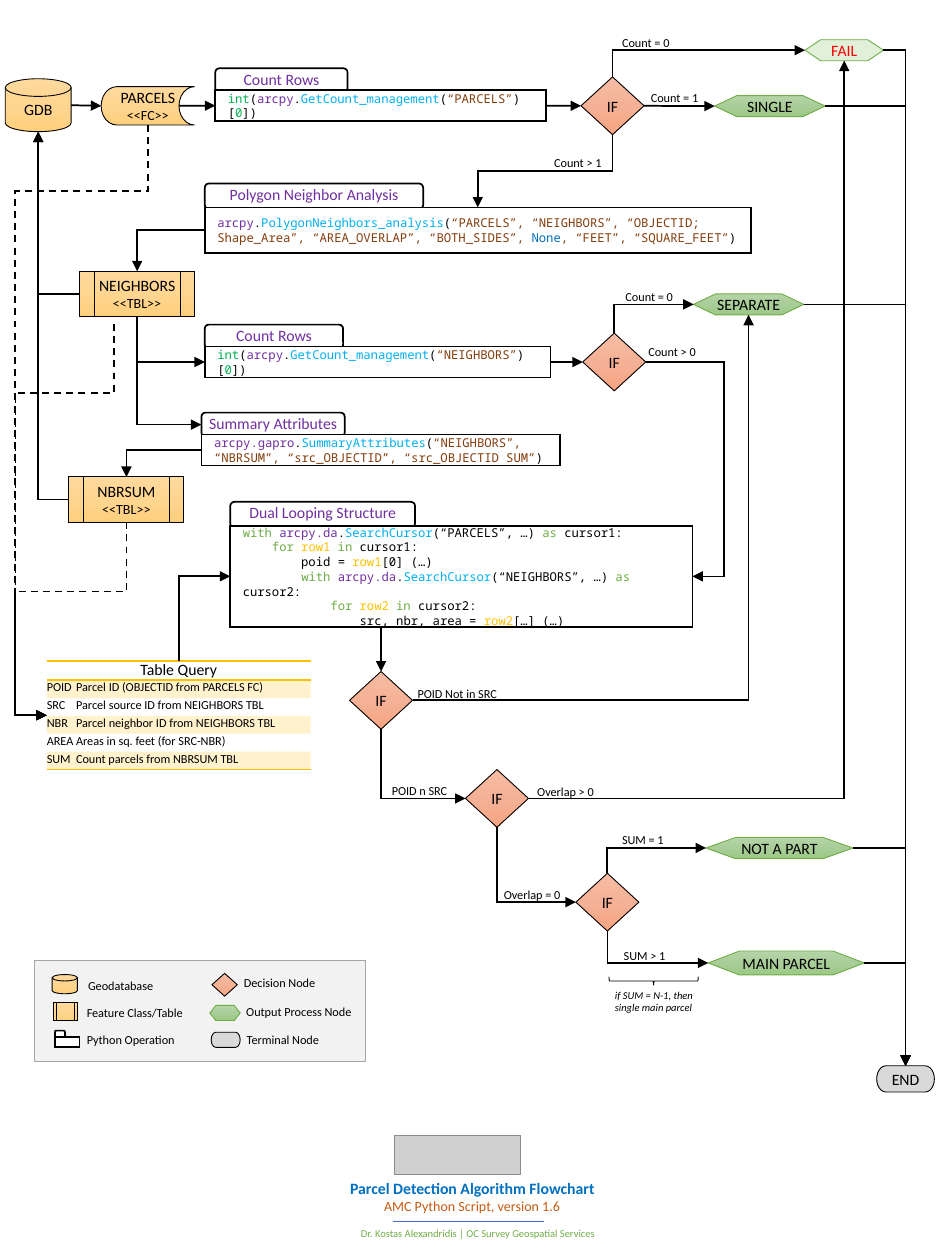
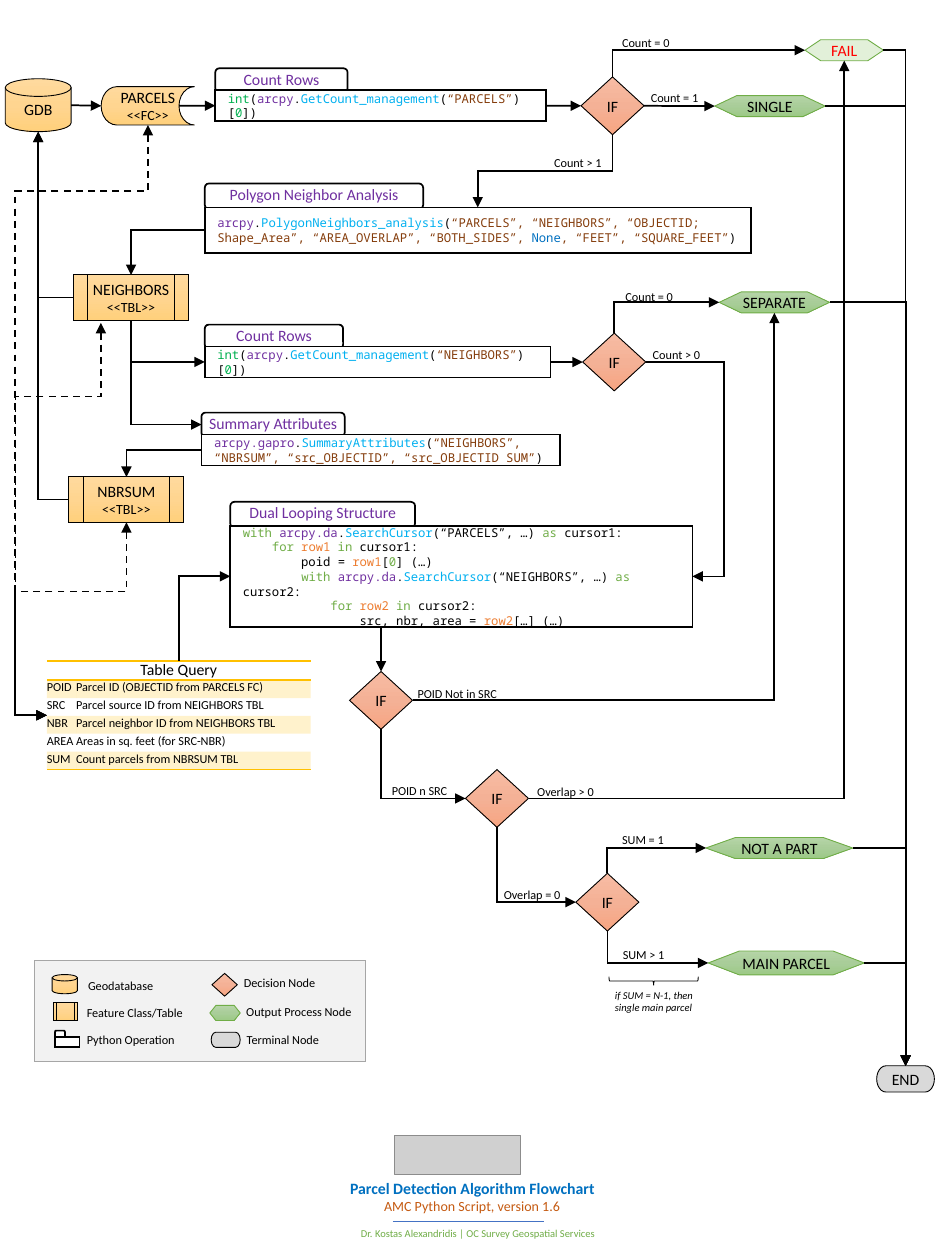
Before and after one commit to ktalexan/OCAMC, a slide deck: slide 1 of documentation/AMCParcelDetectionAlgorithmFlowchart16.pptx. Drawn at 945x1260 pixels with LibreOffice and Linux fonts; fonts in the diff are those of the drawing; grey boxes stand for pictures. Boxes give left, top, right and bottom in pixels: in the first picture for what was removed or moved away, otherwise in the second. Text is boxed around its words. In the diff, an @@ line names an element or a change of style, - is before the commit and + after.

```diff
--- a/documentation/AMCParcelDetectionAlgorithmFlowchart16.pptx
+++ b/documentation/AMCParcelDetectionAlgorithmFlowchart16.pptx
@@ elbow arrow (147, 125) - (47, 716): elbow arrow to elbow double arrow @@
@@ elbow arrow moved from (79, 294) - (38, 132) to (73, 297) - (38, 132) @@
@@ elbow arrow moved from (204, 231) - (137, 271) to (204, 231) - (131, 275) @@
@@ flow chart predefined process "NEIGHBORS <<TBL>>": place and size @@
-flow chart predefined process "NEIGHBORS <<TBL>>" at [79, 271, 194, 316]
+flow chart predefined process "NEIGHBORS <<TBL>>" at [73, 275, 188, 320]
@@ flow chart preparation "SEPARATE": place and size @@
-flow chart preparation "SEPARATE" at [693, 294, 804, 315]
+flow chart preparation "SEPARATE" at [719, 292, 830, 314]
@@ elbow arrow moved from (113, 324) - (47, 716) to (101, 323) - (47, 716) @@
@@ elbow arrow (101, 323) - (47, 716): elbow arrow to elbow double arrow @@
@@ elbow arrow moved from (137, 316) - (202, 425) to (131, 320) - (202, 425) @@
@@ elbow arrow moved from (137, 316) - (204, 362) to (131, 320) - (204, 362) @@
@@ elbow arrow moved from (412, 701) - (748, 315) to (412, 701) - (775, 312) @@
@@ elbow arrow moved from (615, 333) - (693, 305) to (615, 333) - (719, 302) @@
@@ elbow arrow moved from (804, 305) - (906, 1066) to (829, 302) - (906, 1066) @@
@@ text "Count > 0" rewrapped from [648, 348, 696, 356] to [653, 351, 700, 363] @@
@@ elbow arrow (126, 522) - (47, 716): elbow arrow to elbow double arrow @@
@@ text in rectangle at [243, 525, 622, 629]: text colour #FFC000 to #ED7D31 in "row1", "row1[0]", "row2", "row2[…]"; text colour #000000 to #70AD47 in "row1[0]" @@
@@ text "SUM = 1" rewrapped from [622, 836, 663, 844] to [622, 836, 664, 848] @@
```
Also in this commit, not shown: 2 other files.
